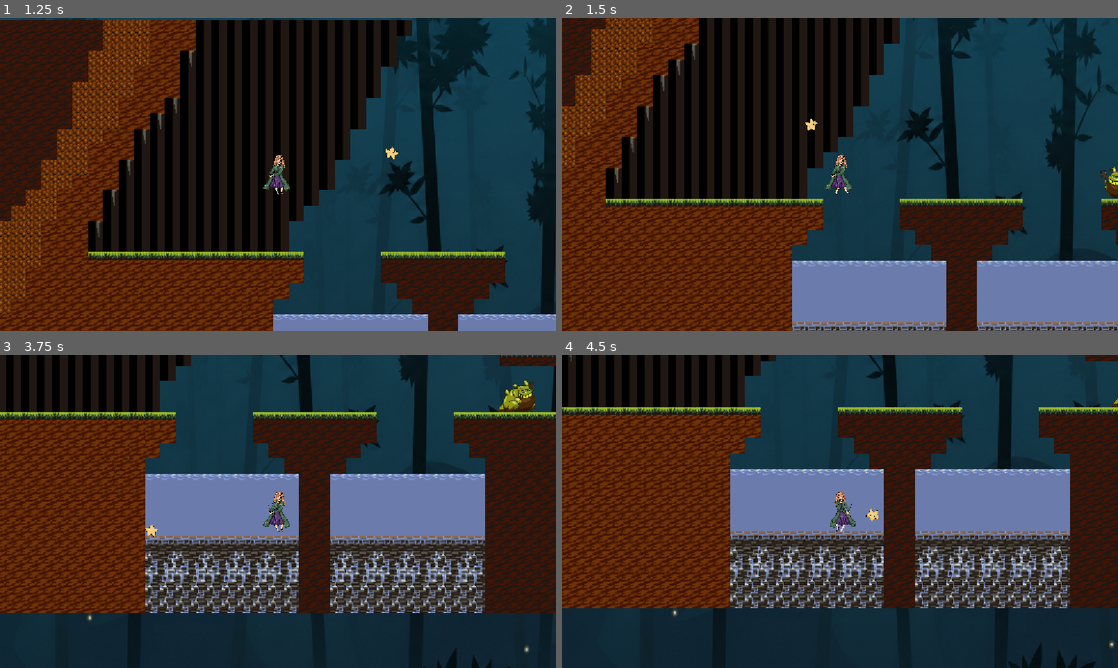
Above: before the commit, frames 1-4 (two rows, left to right).
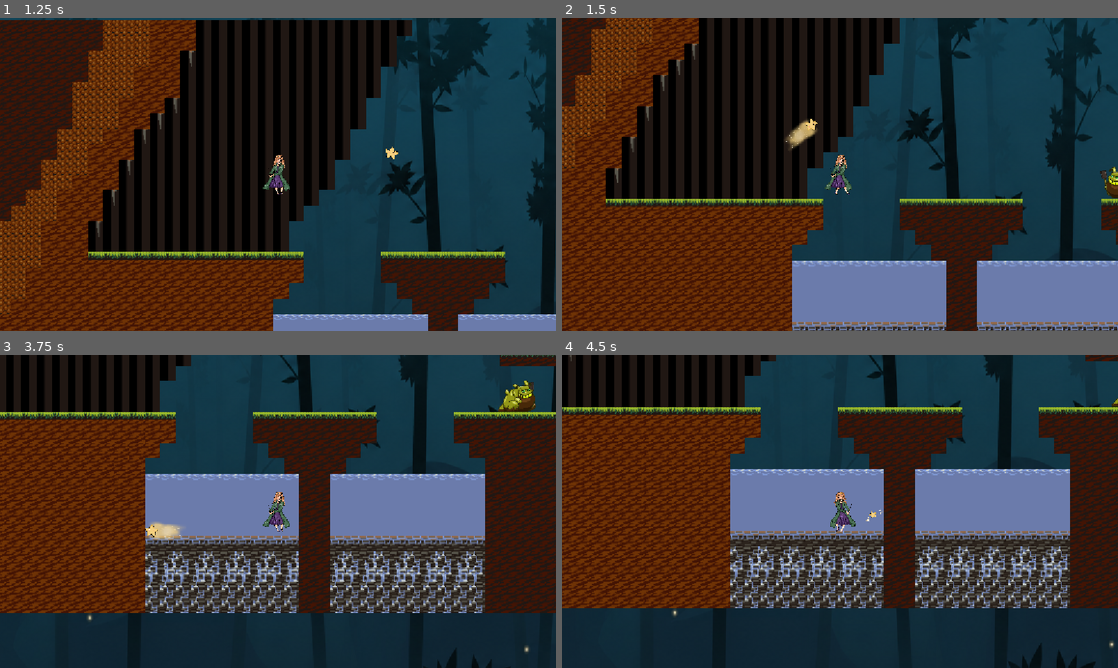
Above: after the commit, the same moments.

Repository: marist-spc/Wanderstar
Game: Godot game, scene res://level1.tscn
Two runs of this game, one before a commit and one after it. Both use one fixed random seed, a clock stepped at 60 frames per second and the inputs below.
Inputs (mouse positions are in pixels of both pictures, inside the frame that each line leads up to):
- Up to frame 1 (1.25 s): tap Enter at 0.5 s; move the mouse to (400, 158) at 0.52 s; hold D (move_right) from 0.53 s (still down); hold Right mouse button (move_star) from 0.53 s (still down); tap Space (jump) at 0.77 s
- Up to frame 2 (1.5 s): keep holding D (move_right); move the mouse to (728, 190) at 1.27 s; release Right mouse button (move_star) at 1.28 s; click (728, 190) at 1.35 s
- Up to frame 3 (3.75 s): tap Space (jump) at 1.52, 3.02 s; move the mouse to (333, 442) at 2.02 s; release D (move_right) at 2.03 s; hold A (move_left) 2.03-2.78 s; hold Q (star_return) 2.03-2.78 s; move the mouse to (250, 574) at 2.77 s; hold D (move_right) from 2.78 s (still down); right-click (250, 574) at 2.85 s; move the mouse to (444, 558) at 3.52 s; click (444, 558) at 3.6 s
- Up to frame 4 (4.5 s): tap Space (jump) at 3.77 s; move the mouse to (673, 464) at 4.27 s; release D (move_right) at 4.28 s; hold A (move_left) from 4.28 s (still down); tap Q (star_return) at 4.35 s

Frame 1 is identical in both runs. In frame 2, 0.3% of the frame differs, in the area x 40-46%, y 32-43%; in frame 3, 0.2%; in frame 4, less than 0.1%.

Commit message:
updated animations and added sound to star

Diff:
--- a/monster1.tscn
+++ b/monster1.tscn
@@ -75,7 +75,7 @@
 
 [node name="Monster1" type="CharacterBody2D" unique_id=1055338569]
 collision_layer = 8
-collision_mask = 7
+collision_mask = 3
 script = ExtResource("1_vsg7x")
 
 [node name="AnimatedSprite2D" type="AnimatedSprite2D" parent="." unique_id=1013256716]
@@ -87,7 +87,7 @@
 
 [node name="Area2D" type="Area2D" parent="AnimatedSprite2D" unique_id=175729602]
 collision_layer = 8
-collision_mask = 4
+collision_mask = 16
 
 [node name="Hitbox" type="CollisionShape2D" parent="AnimatedSprite2D/Area2D" unique_id=1656060334]
 shape = SubResource("RectangleShape2D_qpdv0")
--- a/project.godot
+++ b/project.godot
@@ -64,6 +64,7 @@
 2d_physics/layer_2="floor"
 2d_physics/layer_3="star"
 2d_physics/layer_4="enemy"
+2d_physics/layer_5="attack"
 
 [physics]
 
--- a/star.gd
+++ b/star.gd
@@ -4,16 +4,19 @@
 
 func _ready():
 	$Node2D/AttackHitbox.disabled = true
+	$AnimatedSprite2D.play("idle")
+	$Node2D/AttackSprite.hide()
 
 func _on_wander_recall(pos):
 	pos.x += 20
 	position = pos
 	target_position = pos
+	$AnimatedSprite2D.play("teleport")
 
 func _on_wander_star_move(pos):
 	target_position = pos
 
-func _physics_process(delta):
+func _physics_process(delta: float) -> void:
 	#move the star to wherever its supposed to be going
 	if target_position != position:
 		var direction = (target_position - position).normalized()
@@ -42,9 +45,12 @@
 func _on_wander_star_attack():
 	#creates attack HB and starts a timer to recall the HB
 	$Node2D/AttackHitbox.disabled = false
+	$AttackSound.play()
+	$Node2D/AttackSprite.show()
 	$"Attack Timer".start()
 
 
 func _on_attack_timer_timeout():
 	#after amt of time end the attack
 	$Node2D/AttackHitbox.disabled = true
+	$Node2D/AttackSprite.hide()
--- a/star.tscn
+++ b/star.tscn
@@ -1,7 +1,16 @@
 [gd_scene format=3 uid="uid://dlv7yaovjclgg"]
 
 [ext_resource type="Script" uid="uid://ck7t3bt5romst" path="res://star.gd" id="1_46ao5"]
+[ext_resource type="Texture2D" uid="uid://efp6cfp0bo0d" path="res://art/yellow star attack beam.PNG" id="2_0ar2v"]
 [ext_resource type="Texture2D" uid="uid://cgqr6tyl082ad" path="res://art/IMG_6537.PNG" id="2_e2x7v"]
+[ext_resource type="Texture2D" uid="uid://dkyp3shmvkrnv" path="res://art/Yellow star teleport 1.PNG" id="3_d7oe7"]
+[ext_resource type="Texture2D" uid="uid://brue60ibof2to" path="res://art/Yellow star teleport 2.PNG" id="4_dvwch"]
+[ext_resource type="Texture2D" uid="uid://lxt4s8ej3bkj" path="res://art/Shrunken yellow star 1.PNG" id="4_ou736"]
+[ext_resource type="Texture2D" uid="uid://c74o1suskrlms" path="res://art/Yellow star teleport 3 (1).PNG" id="5_fi5u8"]
+[ext_resource type="Texture2D" uid="uid://d3pwda88lamg5" path="res://art/Shrunken yellow star 2.PNG" id="5_frsb1"]
+[ext_resource type="Texture2D" uid="uid://bn7fni43tk7sn" path="res://art/Yellow star teleport 4.PNG" id="6_0ar2v"]
+[ext_resource type="Texture2D" uid="uid://dnf6n3585qrup" path="res://art/Shrunken yellow star 3.PNG" id="6_w0tmw"]
+[ext_resource type="AudioStream" uid="uid://oc55duhfylj3" path="res://art/Star attack.mp3" id="8_ynkmc"]
 
 [sub_resource type="RectangleShape2D" id="RectangleShape2D_wjtt2"]
 size = Vector2(17.142857, 14.285713)
@@ -18,11 +27,43 @@
 "loop": 1,
 "name": &"idle",
 "speed": 5.0
+}, {
+"frames": [{
+"duration": 1.0,
+"texture": ExtResource("4_ou736")
+}, {
+"duration": 1.0,
+"texture": ExtResource("5_frsb1")
+}, {
+"duration": 1.0,
+"texture": ExtResource("6_w0tmw")
+}, {
+"duration": 1.0,
+"texture": ExtResource("6_0ar2v")
+}, {
+"duration": 1.0,
+"texture": ExtResource("4_dvwch")
+}, {
+"duration": 1.0,
+"texture": ExtResource("3_d7oe7")
+}, {
+"duration": 1.0,
+"texture": ExtResource("5_fi5u8")
+}, {
+"duration": 1.0,
+"texture": ExtResource("6_0ar2v")
+}, {
+"duration": 1.0,
+"texture": ExtResource("2_e2x7v")
+}],
+"loop": 0,
+"name": &"teleport",
+"speed": 20.0
 }]
 
 [node name="Star" type="CharacterBody2D" unique_id=33048179]
 collision_layer = 4
-collision_mask = 10
+collision_mask = 2
 script = ExtResource("1_46ao5")
 
 [node name="StarHitbox" type="CollisionShape2D" parent="." unique_id=1411719163]
@@ -31,13 +72,19 @@
 shape = SubResource("RectangleShape2D_wjtt2")
 
 [node name="Node2D" type="Area2D" parent="." unique_id=513314098]
-collision_layer = 4
-collision_mask = 8
+collision_layer = 16
+collision_mask = 0
 
 [node name="AttackHitbox" type="CollisionShape2D" parent="Node2D" unique_id=1277072764]
 position = Vector2(17.406248, -4)
 scale = Vector2(5, 1.5)
 shape = SubResource("RectangleShape2D_qpdv0")
+
+[node name="AttackSprite" type="Sprite2D" parent="Node2D" unique_id=1346670605]
+position = Vector2(16, 0)
+scale = Vector2(0.017, 0.01)
+texture = ExtResource("2_0ar2v")
+flip_h = true
 
 [node name="Attack Timer" type="Timer" parent="." unique_id=1097621042]
 wait_time = 0.3
@@ -46,6 +93,11 @@
 [node name="AnimatedSprite2D" type="AnimatedSprite2D" parent="." unique_id=1780112394]
 scale = Vector2(0.01, 0.01)
 sprite_frames = SubResource("SpriteFrames_qpdv0")
-animation = &"idle"
+animation = &"teleport"
+frame = 8
+frame_progress = 1.0
+
+[node name="AttackSound" type="AudioStreamPlayer2D" parent="." unique_id=324206395]
+stream = ExtResource("8_ynkmc")
 
 [connection signal="timeout" from="Attack Timer" to="." method="_on_attack_timer_timeout"]
--- a/wander.gd
+++ b/wander.gd
@@ -7,10 +7,11 @@
 signal recall
 signal star_move
 signal star_attack
+signal took_damage
 var health = 3
 
-func _process(delta):
-	var mouse_position = get_global_mouse_position()
+func _process(delta: float) -> void:
+	var _mouse_position = get_global_mouse_position()
 
 func _physics_process(delta: float) -> void:
 	# Add the gravity.
@@ -60,10 +61,15 @@
 
 	move_and_slide()
 
+func die():
+	queue_free()
 
 
 
 
-
-func _on_area_2d_area_shape_entered(area_rid: RID, area: Area2D, area_shape_index: int, local_shape_index: int) -> void:
-	pass # Replace with function body.
+func _on_area_2d_area_shape_entered():
+	print("hit")
+	emit_signal("took_damage")
+	health -= 1
+	if health == 0:
+		die()
--- a/wander.tscn
+++ b/wander.tscn
@@ -53,7 +53,7 @@
 collision_mask = 8
 
 [node name="CollisionShape2D" type="CollisionShape2D" parent="Hit Box" unique_id=1612464714]
-scale = Vector2(0.8, 1.5)
+scale = Vector2(0.9, 2)
 shape = SubResource("RectangleShape2D_tumr7")
 
 [connection signal="area_shape_entered" from="Hit Box" to="." method="_on_hit_box_area_shape_entered"]
Binary file added: art/Shrunken yellow star 1.PNG
Not shown, added: art/Shrunken yellow star 1.PNG.import
Binary file added: art/Shrunken yellow star 2.PNG
Not shown, added: art/Shrunken yellow star 2.PNG.import
Binary file added: art/Shrunken yellow star 3.PNG
Not shown, added: art/Shrunken yellow star 3.PNG.import
Not shown, added: art/Star attack.mp3.import
Binary file added: art/Yellow star teleport 1.PNG
Not shown, added: art/Yellow star teleport 1.PNG.import
Binary file added: art/Yellow star teleport 2.PNG
Not shown, added: art/Yellow star teleport 2.PNG.import
Binary file added: art/Yellow star teleport 3 (1).PNG
(and 6 more such lines)
